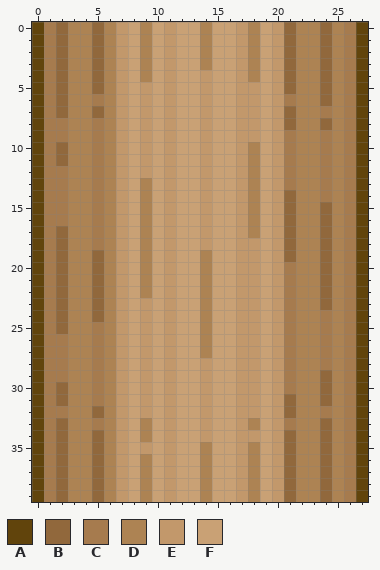
One commit to this pixel-art sprite: Assets/Images/TreeGap.png. That is the earlier state.
The file is 28x40 pixels. Colours within 5 levels of each other are drawn and written as one.
Palette (. is transparent): A #61440c  B #91683c  C #a67b4e  D #ad8353  E #c2986b  F #c9a175
The same view after the edit:
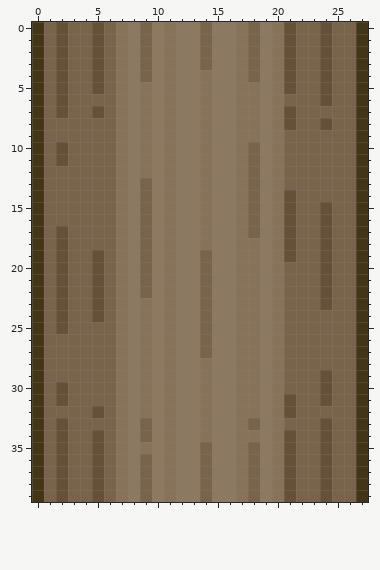
Edits made:
colour A: #61440c -> #443517
colour B: #91683c -> #665039
colour D: #ad8353 -> #79634a
colour E: #c2986b -> #88725a
colour F: #c9a175 -> #8d7861
Changed rows in their new state; - is a pixel that keeps its letter.
first column x 1:
 0 D------------------------D
 1 D------------------------D
 2 D------------------------D
 3 D------------------------D
 4 D------------------------D
 5 D------------------------D
 6 D---D---------------D----D
 7 D----------------------D-D
 8 DD--D--------------------D
 9 DD--D---------------D--D-D
10 D---D---------------D--D-D
11 D---D---------------D--D-D
12 DD--D---------------D--D-D
13 DD--D---------------D--D-D
14 DD--D------------------D-D
15 DD--D--------------------D
16 DD--D--------------------D
17 D---D--------------------D
18 D---D--------------------D
19 D------------------------D
20 D-------------------D----D
21 D-------------------D----D
22 D-------------------D----D
23 D-------------------D----D
24 D-------------------D--D-D
25 D---D---------------D--D-D
26 DD--D---------------D--D-D
27 DD--D---------------D--D-D
28 DD--D---------------D--D-D
29 DD--D---------------D----D
30 D---D---------------D----D
31 D---D--------------------D
32 DD---------------------D-D
33 D---D---------------D----D
34 D------------------------D
35 D------------------------D
36 D------------------------D
37 D------------------------D
38 D------------------------D
39 D------------------------D
Changed places in both pictures, as pixel boxes (x1, y1, x2, y2):
changed: (32, 22, 368, 502)
